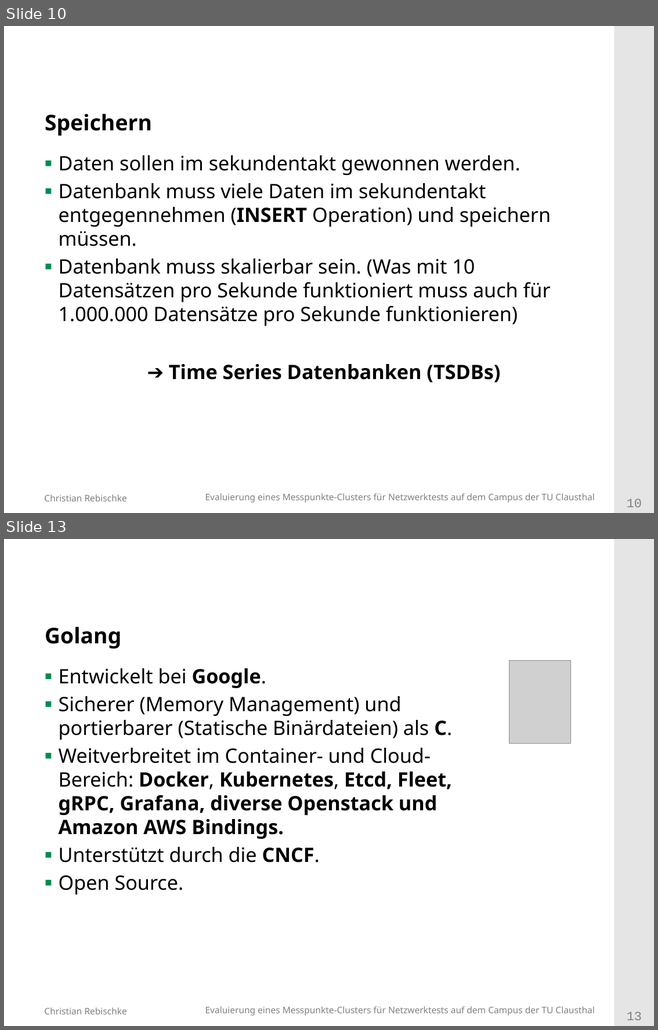
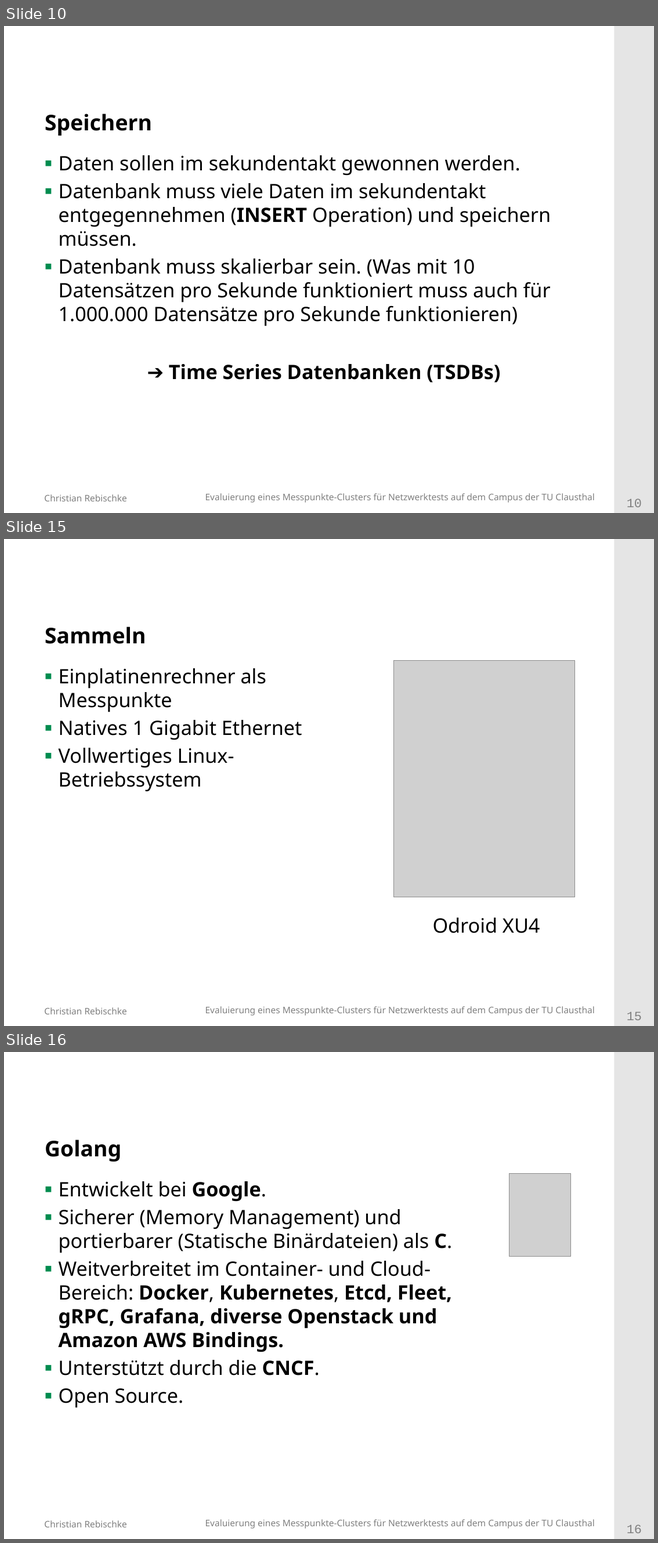
Before and after one commit to shibumi/bachelor-kolloquium, a slide deck: vortrag.odp. Shown one above the other, each under a label of ours: slides 10 and 13 before the commit, slides 10, 15 and 16 after it; the slides between them are not shown. The pictures are 658x1030 and 658x1543 pixels, drawn with LibreOffice and Linux fonts; fonts in the diff are those of the drawing; grey boxes stand for pictures; background and template pictures are left out. Boxes give left, top, right and bottom in pixels: in the first picture for what was removed or moved away, otherwise in the second. Text is boxed around its words. In the diff, an @@ line names an element or a change of style, - is before the commit and + after.

```diff
--- a/vortrag.odp
+++ b/vortrag.odp
@@ slide 15 added at box(4, 539, 654, 1026), background #FFFFFF; not listed: 4 template elements that a slide beside it also shows @@
@@ title added at box(45, 627, 146, 644), 24 pt, text #000000, bold @@
+Sammeln
@@ picture added at box(394, 660, 575, 897) @@
@@ text added at box(59, 668, 302, 792), 22 pt, text #000000 @@
+▪ Einplatinenrechner als Messpunkte
+▪ Natives 1 Gigabit Ethernet
+▪ Vollwertiges Linux- Betriebssystem
@@ text added at box(433, 918, 540, 933), 22 pt, text #000000 @@
+Odroid XU4
@@ what was slide 13 is now slide 16 @@
@@ page number at box(626, 1525, 641, 1533): text changed @@
-13
+16
```
Also in this commit, not shown: 6 slides changed, 3 other slides added.
